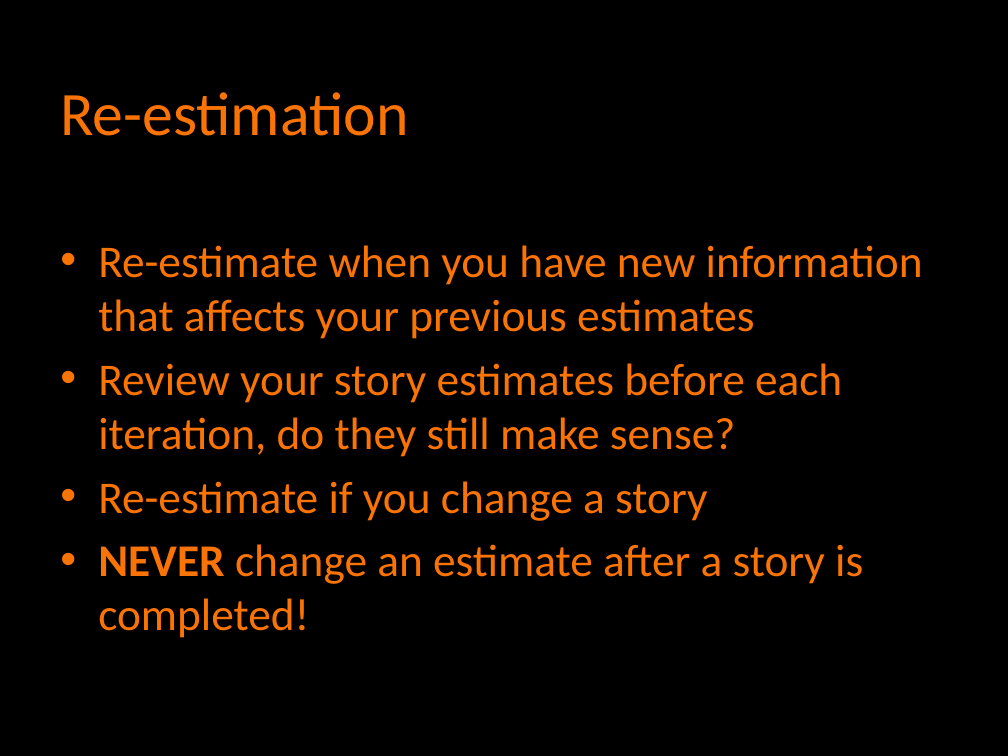
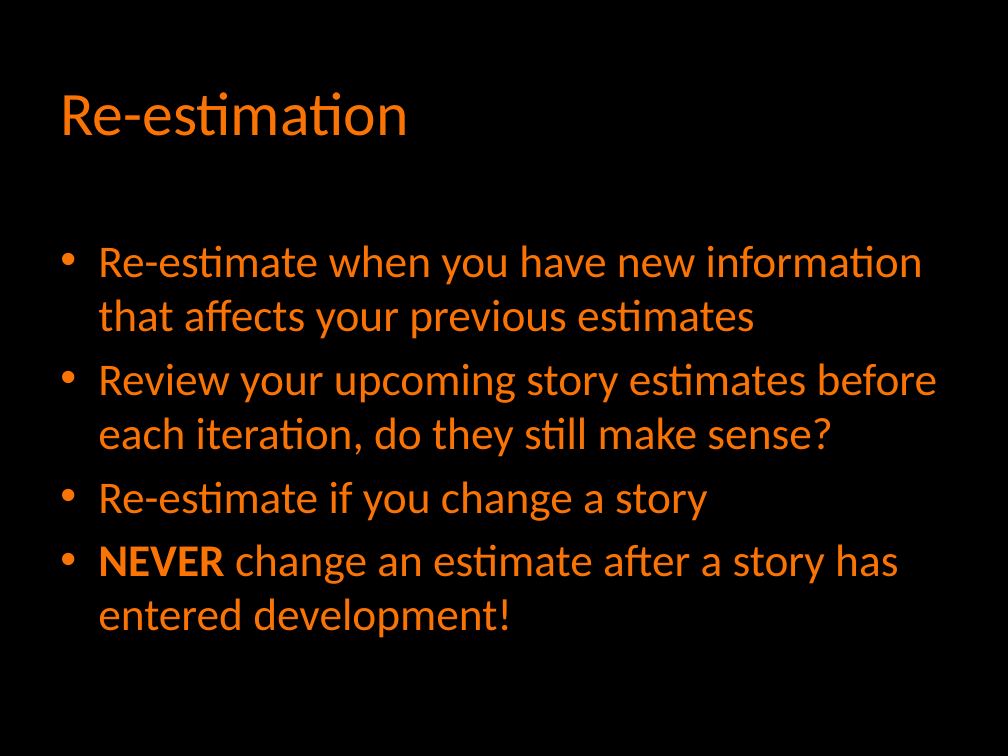
Before and after one commit to agilefire/November2010, a slide deck: slide 20 of Agile Firestarter Autumn 2010 Agile Estimation.pptx. Drawn at 1008x756 pixels with LibreOffice and Linux fonts; fonts in the diff are those of the drawing. Boxes give left, top, right and bottom in pixels: in the first picture for what was removed or moved away, otherwise in the second. Text is boxed around its words. In the diff, an @@ line names an element or a change of style, - is before the commit and + after.

```diff
--- a/Agile Firestarter Autumn 2010 Agile Estimation.pptx
+++ b/Agile Firestarter Autumn 2010 Agile Estimation.pptx
@@ text at (98,363,937,457): text changed @@
-• Review your story estimates before each iteration, do they still make sense?
+• Review your upcoming story estimates before each iteration, do they still make sense?
@@ text at (98,544,898,638): text changed @@
-• NEVER change an estimate after a story is completed!
+• NEVER change an estimate after a story has entered development!
```
Also in this commit, not shown: 7 other slides changed.
